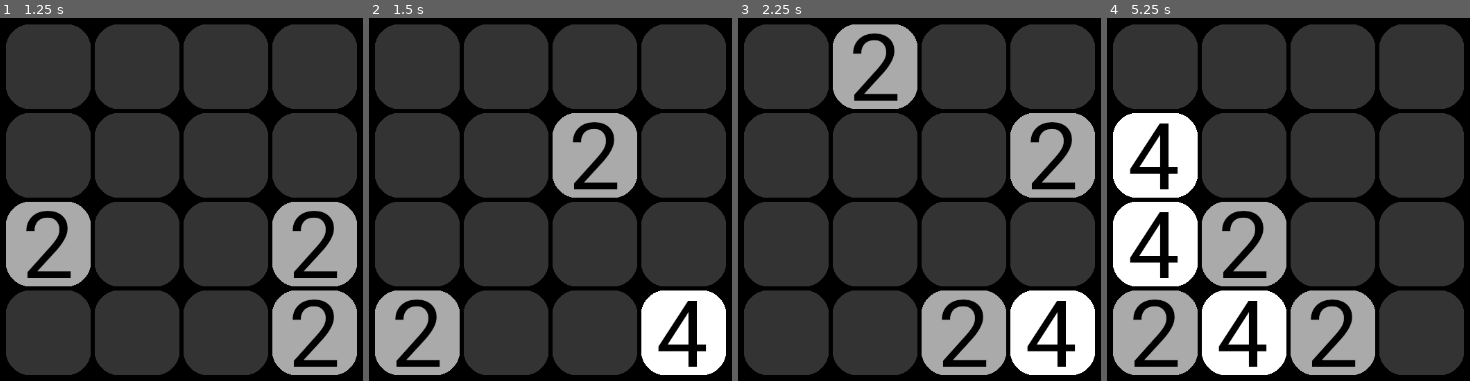
Above: before the commit, frames 1-4 (left to right).
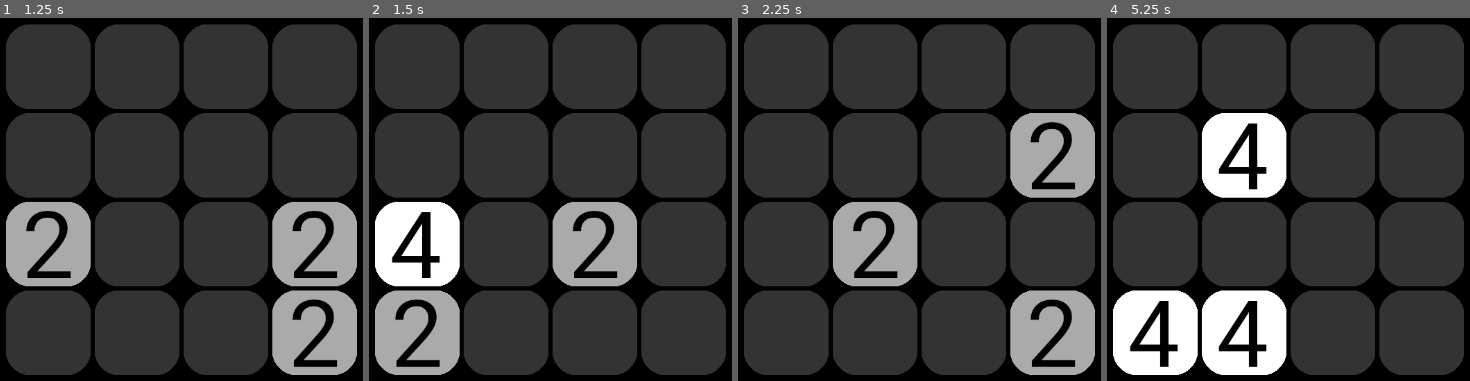
Above: after the commit, the same moments.

Repository: hjk321/Neon2048
Game: Godot game, scene res://main.tscn
Same seed, same stepped clock (60 frames per second), same inputs: the game is played once before the commit and once after it.
Inputs:
- Up to frame 1 (1.25 s): tap Enter at 0.5 s; hold Right (right) from 0.53 s (still down)
- Up to frame 2 (1.5 s): tap Space (restart, bound only after the commit) at 1.25 s; release Right (right) at 1.28 s; hold Down (down) from 1.28 s (still down)
- Up to frame 3 (2.25 s): tap Space (restart, bound only after the commit) at 2 s; release Down (down) at 2.03 s; hold Right (right) from 2.03 s (still down)
- Up to frame 4 (5.25 s): tap Space (restart, bound only after the commit) at 2.75, 3.5, 4.15, 5 s; release Right (right) at 2.78 s; hold Up (up) 2.78-3.53 s; hold Left (left) 3.53-5.03 s; hold Down (down) from 5.03 s (still down)

Frame 1 is identical in both runs. In frame 2, 20% of the frame differs, in the area x 1-99%, y 26-99%; in frame 3, 20%; in frame 4, 30%, in the area x 1-74%, y 26-99%.

Commit message:
Space restarts game

Diff:
--- a/main.gd
+++ b/main.gd
@@ -32,6 +32,9 @@
 
 # Called every frame. 'delta' is the elapsed time since the previous frame.
 func _process(_delta: float) -> void:
+	if Input.is_action_just_pressed("restart"):
+		var _state := get_tree().reload_current_scene()
+		return
 	match state:
 		STATE.WAITING_FOR_INPUT: state_input()
 		STATE.ANIMATING_TILES: state_animate()
--- a/project.godot
+++ b/project.godot
@@ -46,6 +46,11 @@
 "events": [Object(InputEventKey,"resource_local_to_scene":false,"resource_name":"","device":-1,"window_id":0,"alt_press …(182 unchanged characters)…
 ]
 }
+restart={
+"deadzone": 0.5,
+"events": [Object(InputEventKey,"resource_local_to_scene":false,"resource_name":"","device":-1,"window_id":0,"alt_pressed":false,"shift_pressed":false,"ctrl_pressed":false,"meta_pressed":false,"pressed":false,"keycode":0,"physical_keycode":32,"key_label":0,"unicode":32,"echo":false,"script":null)
+]
+}
 
 [rendering]
 
--- a/tile.gd
+++ b/tile.gd
@@ -1,7 +1,8 @@
 class_name Tile
 extends Sprite2D
 
-const FADE_SECONDS := 0.07
+const APPEAR_SECONDS := 0.13
+const DISAPPEAR_SECONDS := 0.07
 const SLIDE_SECONDS := 0.1
 
 enum STATE {
@@ -68,7 +69,7 @@
 func state_appear(delta: float) -> void:
 	z_index = -10
 	if not (state_data is float): state_data = 0.0
-	state_data += (delta / FADE_SECONDS)
+	state_data += (delta / APPEAR_SECONDS)
 	modulate.a = state_data
 	if state_data >= 1.0: state = STATE.IDLE
 
@@ -76,7 +77,7 @@
 func state_disappear(delta: float) -> void: #
 	z_index = -10
 	if not (state_data is float): state_data = 1.0
-	state_data -= (delta / FADE_SECONDS)
+	state_data -= (delta / DISAPPEAR_SECONDS)
 	modulate.a = state_data
 	if state_data <= 0.0: queue_free()
 
